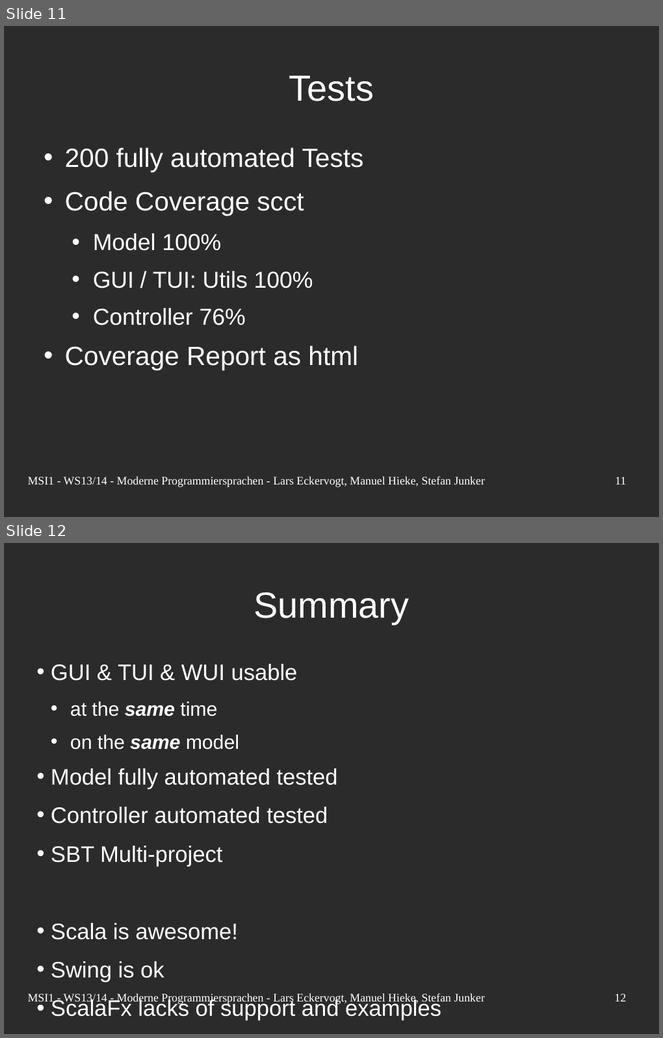
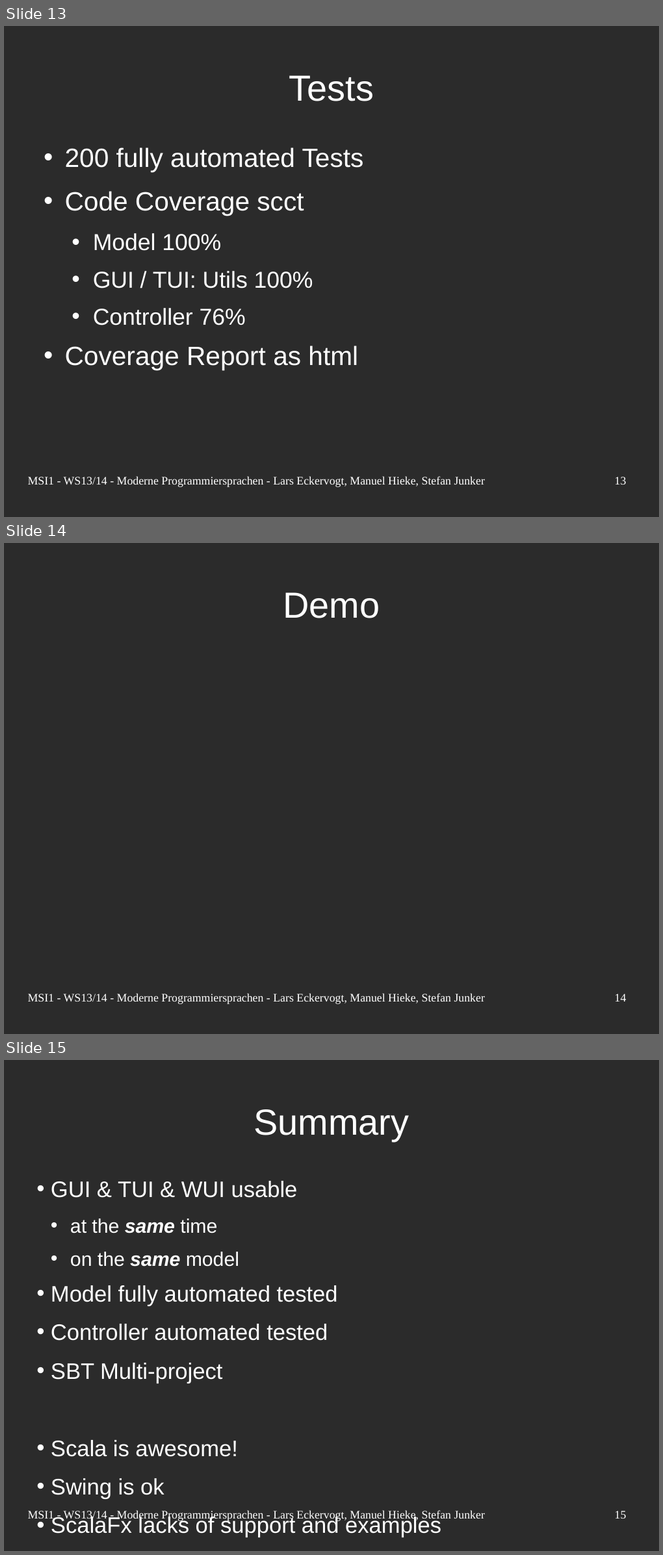
Before and after one commit to nerduel/TacZombie, a slide deck: doc/presentation/Presentation.odp. Shown one above the other, each under a label of ours: slides 11 and 12 before the commit, slides 13, 14 and 15 after it. The pictures are 663x1038 and 663x1555 pixels, drawn with LibreOffice and Linux fonts; fonts in the diff are those of the drawing; background and template pictures are left out; a plain dark background stands for a picture behind light text. Boxes give left, top, right and bottom in pixels: in the first picture for what was removed or moved away, otherwise in the second. Text is boxed around its words. In the diff, an @@ line names an element or a change of style, - is before the commit and + after.

```diff
--- a/doc/presentation/Presentation.odp
+++ b/doc/presentation/Presentation.odp
@@ slide 14 added at bbox=[4, 543, 659, 1034], background picture (left out) @@
@@ title added at bbox=[283, 592, 380, 618], 44 pt, text #FFFFFF @@
+Demo
@@ text added at bbox=[28, 993, 485, 1005], 14 pt, text #FFFFFF @@
+MSI1 - WS13/14 - Moderne Programmiersprachen - Lars Eckervogt, Manuel Hieke, Stefan Junker
@@ page number added at bbox=[615, 994, 627, 1002], 14 pt, text #FFFFFF @@
+14
@@ what was slide 11 is now slide 13 @@
@@ page number at bbox=[615, 477, 627, 485]: text changed @@
-11
+13
@@ what was slide 12 is now slide 15 @@
@@ page number at bbox=[615, 1511, 627, 1519]: text changed @@
-12
+15
```
Also in this commit, not shown: 4 slides changed, 2 other slides added, 1 other file.
